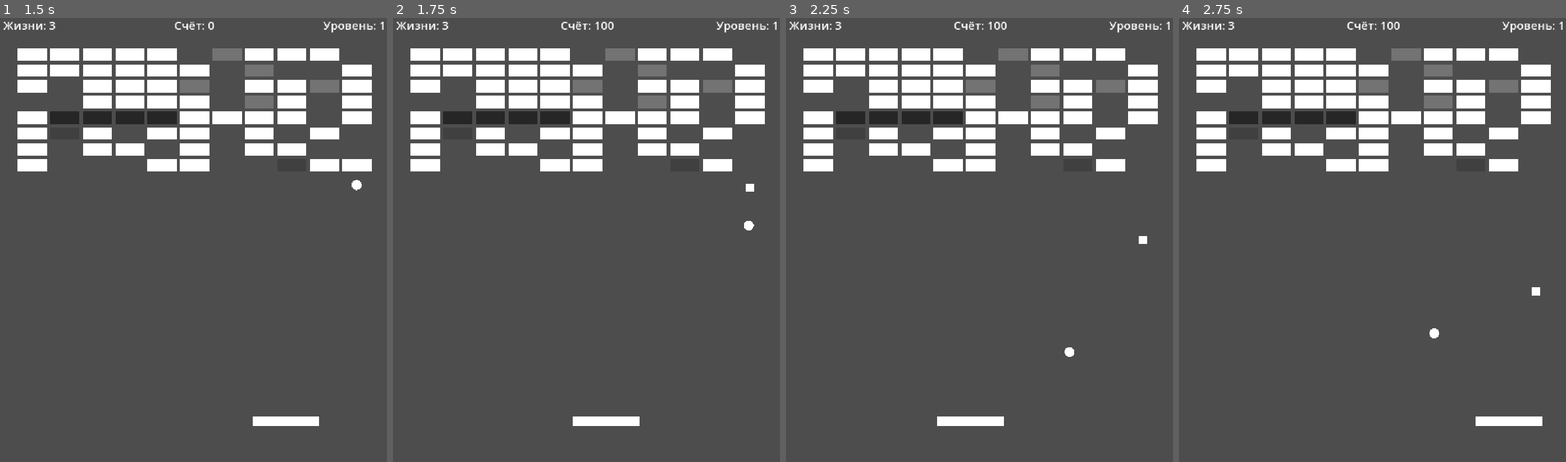
Above: before the commit, frames 1-4 (left to right).
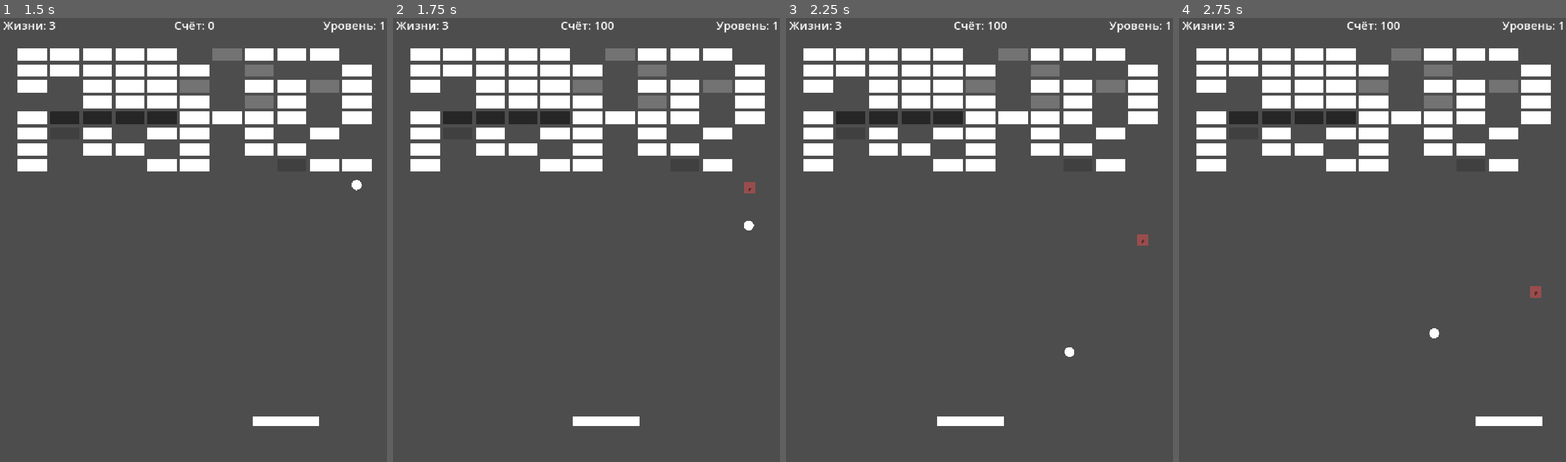
Above: after the commit, the same moments.

Repository: Ardarik421/arkanoid
Game: Godot game, scene res://scenes/main.tscn
Same seed, same stepped clock (60 frames per second), same inputs: the game is played once before the commit and once after it. The project has no main scene, so this scene is started directly.
Inputs (mouse positions are in pixels of both pictures, inside the frame that each line leads up to):
- Up to frame 1 (1.5 s): tap Enter at 0.5 s; move the mouse to (282, 213) at 0.52 s; hold D (move_right) 0.53-1.28 s; tap Space (launch_ball) at 0.6, 1.35 s; move the mouse to (116, 262) at 1.27 s; hold A (move_left) from 1.28 s (still down)
- Up to frame 2 (1.75 s): keep holding A (move_left)
- Up to frame 3 (2.25 s): move the mouse to (1022, 137) at 2.02 s; release A (move_left) at 2.03 s; hold D (move_right) from 2.03 s (still down); tap Space (launch_ball) at 2.1 s
- Up to frame 4 (2.75 s): keep holding D (move_right)

Frame 1 is identical in both runs. In frame 2, less than 0.1% of the frame differs, in the area x 90-94%, y 36-40%; in frame 3, less than 0.1%; in frame 4, less than 0.1%, in the area x 90-94%, y 60-64%.

Commit message:
Допилил пробивающий шар

Diff:
--- a/scenes/ball.gd
+++ b/scenes/ball.gd
@@ -6,15 +6,18 @@
 
 var direction := Vector2(0.7, -1.0).normalized()
 var is_attached: bool = true
-
+var is_piercing: bool = false
 
 func _ready():
 	queue_redraw()
 
+func _draw():
+	var ball_color = Color.WHITE
 
-func _draw():
-	draw_circle(Vector2.ZERO, radius, Color.WHITE)
+	if is_piercing:
+		ball_color = Color(1.0, 0.45, 0.1)
 
+	draw_circle(Vector2.ZERO, radius, ball_color)
 
 func _physics_process(delta):
 	if is_attached:
@@ -29,12 +32,14 @@
 			bounce_from_paddle(collider)
 
 		elif collider.has_method("hit"):
-			direction = direction.bounce(collision.get_normal())
-			collider.hit()
+			if is_piercing and not collider.indestructible:
+				collider.destroy()
+			else:
+				direction = direction.bounce(collision.get_normal())
+				collider.hit()
 
 		else:
 			direction = direction.bounce(collision.get_normal())
-
 
 func bounce_from_paddle(paddle):
 	var offset = global_position.x - paddle.global_position.x
--- a/scenes/bonus.gd
+++ b/scenes/bonus.gd
@@ -10,13 +10,15 @@
 	EXTRA_LIFE,
 	SLOW_BALL,
 	FAST_BALL,
-	SPLIT_BALLS
+	SPLIT_BALLS,
+	PIERCING_BALL
 }
 
 @export var bonus_type: BonusType = BonusType.EXPAND_PADDLE
 
+
 @export var fall_speed: float = 250.0
-@export var size: float = 20.0
+@export var size: float = 28.0
 
 
 func _ready():
@@ -31,24 +33,64 @@
 		Vector2(size, size)
 	)
 
+	var bonus_color = Color.WHITE
+	var bonus_text = ""
+
 	match bonus_type:
 		BonusType.EXPAND_PADDLE:
-			draw_rect(rect, Color.WHITE)
+			bonus_color = Color.WHITE
+			bonus_text = "+W"
 
 		BonusType.SHRINK_PADDLE:
-			draw_rect(rect, Color(0.5, 0.5, 0.5))
+			bonus_color = Color(0.5, 0.5, 0.5)
+			bonus_text = "-W"
 
 		BonusType.EXTRA_LIFE:
-			draw_rect(rect, Color(0.8, 0.8, 0.8))
+			bonus_color = Color(0.8, 0.8, 0.8)
+			bonus_text = "+1"
 
 		BonusType.SLOW_BALL:
-			draw_rect(rect, Color(0.65, 0.65, 0.65))
+			bonus_color = Color(0.65, 0.65, 0.65)
+			bonus_text = "S"
 
 		BonusType.FAST_BALL:
-			draw_rect(rect, Color(0.3, 0.3, 0.3))
+			bonus_color = Color(0.6, 0.3, 0.3)
+			bonus_text = "F"
 
 		BonusType.SPLIT_BALLS:
-			draw_rect(rect, Color(0.0, 0.8, 1.2))
+			bonus_color = Color(0.0, 0.8, 1.0)
+			bonus_text = "x2"
+
+		BonusType.PIERCING_BALL:
+			bonus_color = Color(0.8, 0.6, 0.2)
+			bonus_text = "P"
+
+	draw_rect(rect, bonus_color)
+
+	var font = ThemeDB.fallback_font
+	var font_size = 12
+
+	var text_size = font.get_string_size(
+		bonus_text,
+		HORIZONTAL_ALIGNMENT_LEFT,
+		-1,
+		font_size
+	)
+
+	var text_position = Vector2(
+		-text_size.x / 2.0,
+		text_size.y / 2.0
+	)
+
+	draw_string(
+		font,
+		text_position,
+		bonus_text,
+		HORIZONTAL_ALIGNMENT_LEFT,
+		-1,
+		font_size,
+		Color.BLACK
+	)
 
 func _process(delta):
 	global_position.y += fall_speed * delta
--- a/scenes/brick.gd
+++ b/scenes/brick.gd
@@ -51,3 +51,10 @@
 		queue_free()
 	else:
 		queue_redraw()
+
+func destroy():
+	if indestructible:
+		return
+
+	destroyed.emit(points, global_position)
+	queue_free()
--- a/scenes/main.gd
+++ b/scenes/main.gd
@@ -169,6 +169,8 @@
 	ball.visible = true
 	ball.set_physics_process(true)
 	ball.speed = 700.0
+	ball.is_piercing = false
+	ball.queue_redraw()
 
 	ball.global_position = Vector2(
 		paddle.global_position.x,
@@ -186,6 +188,7 @@
 
 	new_ball.global_position = source_ball.global_position
 	new_ball.speed = source_ball.speed
+	new_ball.is_piercing = source_ball.is_piercing
 	new_ball.is_attached = false
 
 	for ball in active_balls:
@@ -215,6 +218,12 @@
 	for ball in active_balls:
 		if is_instance_valid(ball):
 			ball.speed = new_speed
+
+func set_all_balls_piercing(enabled: bool):
+	for ball in active_balls:
+		if is_instance_valid(ball):
+			ball.is_piercing = enabled
+			ball.queue_redraw()
 
 func stop_all_balls():
 	for ball in active_balls:
@@ -303,6 +312,7 @@
 
 	score += bonus
 	update_score_label()
+	clear_bonuses()
 
 	$WinLabel.text = "ПОБЕДА!\nБонус за сохраненные шары: +" + str(bonus) + "\nSPACE — следующий уровень"
 	$WinLabel.visible = true
@@ -376,6 +386,14 @@
 
 		Bonus.BonusType.SPLIT_BALLS:
 			split_balls.call_deferred()
+
+		Bonus.BonusType.PIERCING_BALL:
+			set_all_balls_piercing(true)
+
+func clear_bonuses():
+	for child in get_children():
+		if child is Bonus:
+			child.queue_free()
 
 # =========================
 # ИНТЕРФЕЙС
